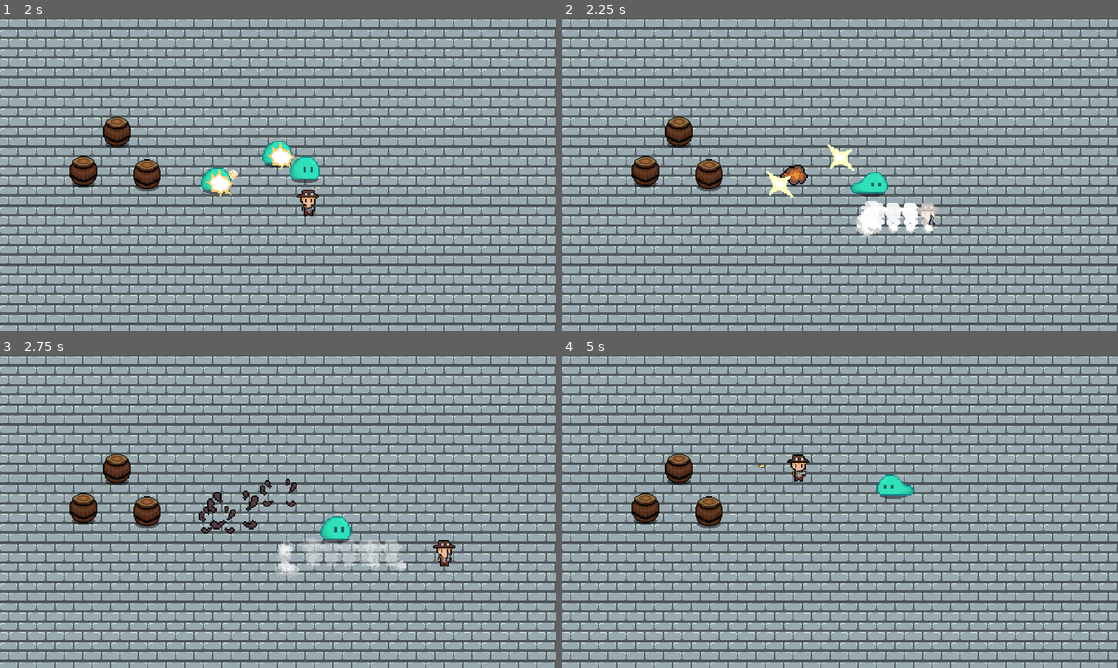
Above: before the commit, frames 1-4 (two rows, left to right).
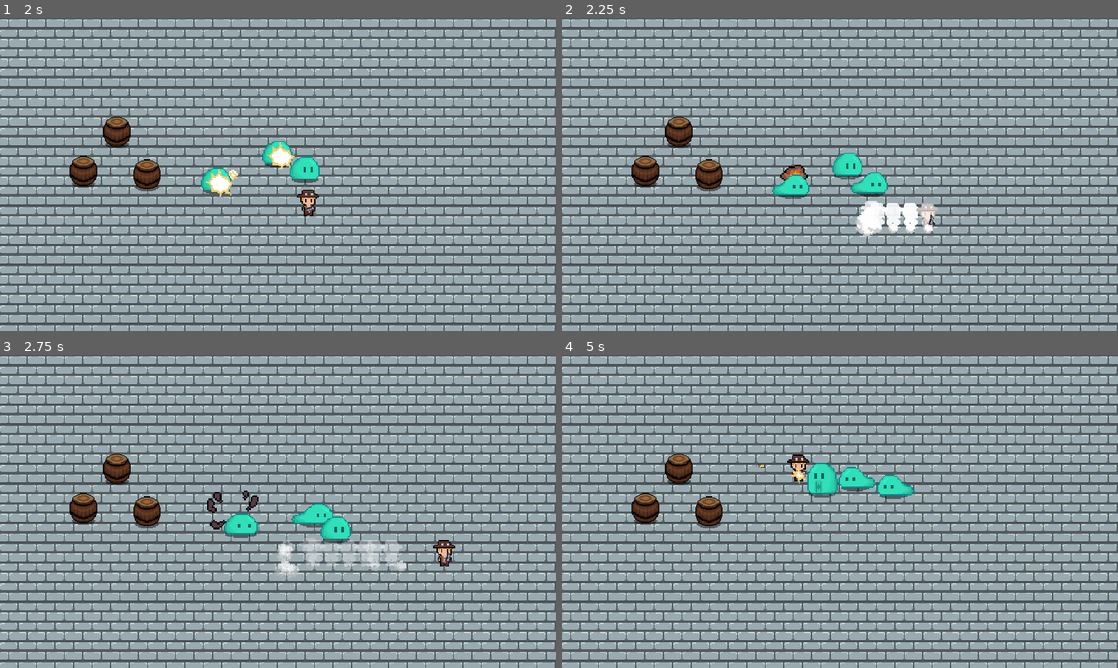
Above: after the commit, the same moments.

Repository: WAIWAI-PARTY/Life-after-people
Game: Godot game, scene res://World.tscn
Two runs of this game, one before a commit and one after it. Both use one fixed random seed, a clock stepped at 60 frames per second and the inputs below.
Inputs (mouse positions are in pixels of both pictures, inside the frame that each line leads up to):
- Up to frame 1 (2 s): move the mouse to (400, 158) at 0.52 s; hold D (ui_right) 0.53-1.28 s; tap Shift (dash) at 0.6 s; move the mouse to (166, 190) at 1.27 s; hold S (ui_down) from 1.28 s (still down); click (166, 190) at 1.35 s
- Up to frame 2 (2.25 s): move the mouse to (895, 105) at 2.02 s; release S (ui_down) at 2.03 s; hold D (ui_right) from 2.03 s (still down); tap Shift (dash) at 2.1 s
- Up to frame 3 (2.75 s): keep holding D (ui_right)
- Up to frame 4 (5 s): move the mouse to (812, 574) at 2.77 s; release D (ui_right) at 2.78 s; hold W (ui_up) 2.78-3.53 s; click (812, 574) at 2.85 s; move the mouse to (1006, 558) at 3.52 s; hold A (ui_left) from 3.53 s (still down); tap Shift (dash) at 3.6 s; move the mouse to (673, 464) at 4.27 s; click (673, 464) at 4.35 s

Frame 1 is identical in both runs. In frame 2, 0.9% of the frame differs, in the area x 36-54%, y 40-58%; in frame 3, 1.0%, in the area x 35-60%, y 39-59%; in frame 4, 0.9%.

Commit message:
fix barrel double damage

Diff:
--- a/Enemy/Enemy.gd
+++ b/Enemy/Enemy.gd
@@ -55,13 +55,11 @@
 	get_parent().add_child(edf)
 	edf.global_position = global_position
 
-func _on_hitbox_area_entered(area):
+func _on_hitbox_area_entered(_area):
 	AnimState.travel("attack")
-
 
 func _on_hurtbox_invin_start():
 	blink.play("blink_start")
 
-
 func _on_hurtbox_invin_ended():
 	blink.play("blink_end")
--- a/Enemy/Slime.tscn
+++ b/Enemy/Slime.tscn
@@ -194,6 +194,7 @@
 hframes = 12
 
 [node name="CollisionShape2D" type="CollisionShape2D" parent="."]
+visible = false
 position = Vector2( 1, 2 )
 rotation = 1.5708
 shape = SubResource( 1 )
@@ -217,6 +218,7 @@
 parameters/playback = SubResource( 32 )
 
 [node name="SoftCollision" parent="." instance=ExtResource( 6 )]
+visible = false
 
 [node name="CollisionShape2D" parent="SoftCollision" index="0"]
 position = Vector2( 1, 2 )
@@ -224,6 +226,7 @@
 shape = SubResource( 33 )
 
 [node name="hurtbox" parent="." instance=ExtResource( 2 )]
+visible = false
 position = Vector2( 2, -1 )
 collision_layer = 8
 collision_mask = 4
@@ -233,9 +236,10 @@
 shape = SubResource( 2 )
 
 [node name="hitbox" parent="." instance=ExtResource( 4 )]
+visible = false
 position = Vector2( 2, -1 )
 collision_layer = 16
-collision_mask = 2
+collision_mask = 0
 damage = 30
 
 [node name="CollisionShape2D" parent="hitbox" index="0"]
@@ -244,6 +248,7 @@
 shape = SubResource( 3 )
 
 [node name="PlayerDetectionZone" parent="." instance=ExtResource( 7 )]
+visible = false
 scale = Vector2( 1.5, 1.5 )
 
 [node name="CollisionShape2D" parent="PlayerDetectionZone" index="0"]
--- a/Player/Player.gd
+++ b/Player/Player.gd
@@ -30,7 +30,7 @@
 
 	else:
 		velocity = velocity.move_toward(Vector2.ZERO, frict*delta)
-	move_and_slide(velocity)
+	velocity = move_and_slide(velocity)
 
 func _on_hurtbox_area_entered(area):
 	if dash.is_dashing(): return
--- a/World.tscn
+++ b/World.tscn
@@ -27,15 +27,12 @@
 
 [node name="Slime" parent="YSort/slimes" instance=ExtResource( 4 )]
 position = Vector2( 234.03, 97.8397 )
-collision_layer = 0
 
 [node name="Slime2" parent="YSort/slimes" instance=ExtResource( 4 )]
 position = Vector2( 130, 191 )
-collision_layer = 0
 
 [node name="Slime3" parent="YSort/slimes" instance=ExtResource( 4 )]
 position = Vector2( 291, 151 )
-collision_layer = 0
 
 [node name="barrels" type="YSort" parent="YSort"]
 
--- a/World/Barrel.tscn
+++ b/World/Barrel.tscn
@@ -5,7 +5,11 @@
 [ext_resource path="res://World/Barrel.gd" type="Script" id=3]
 [ext_resource path="res://hitandhurt/hitbox.tscn" type="PackedScene" id=4]
 
-[sub_resource type="Animation" id=5]
+[sub_resource type="CapsuleShape2D" id=2]
+radius = 7.14284
+height = 9.71429
+
+[sub_resource type="Animation" id=4]
 length = 0.001
 tracks/0/type = "value"
 tracks/0/path = NodePath("Sprite:frame")
@@ -32,7 +36,7 @@
 "values": [ true ]
 }
 tracks/2/type = "value"
-tracks/2/path = NodePath("CollisionShape2D:disabled")
+tracks/2/path = NodePath("hurtbox/CollisionShape2D:disabled")
 tracks/2/interp = 1
 tracks/2/loop_wrap = true
 tracks/2/imported = false
@@ -44,7 +48,7 @@
 "values": [ false ]
 }
 tracks/3/type = "value"
-tracks/3/path = NodePath("hurtbox/CollisionShape2D:disabled")
+tracks/3/path = NodePath("CollisionShape2D:disabled")
 tracks/3/interp = 1
 tracks/3/loop_wrap = true
 tracks/3/imported = false
@@ -56,9 +60,9 @@
 "values": [ false ]
 }
 
-[sub_resource type="Animation" id=4]
+[sub_resource type="Animation" id=5]
 resource_name = "anim"
-length = 1.1
+step = 0.01
 tracks/0/type = "value"
 tracks/0/path = NodePath("Sprite:frame")
 tracks/0/interp = 1
@@ -78,24 +82,22 @@
 tracks/1/imported = false
 tracks/1/enabled = true
 tracks/1/keys = {
-"times": PoolRealArray( 0.1, 0.5 ),
+"times": PoolRealArray( 0.1, 0.14 ),
 "transitions": PoolRealArray( 1, 1 ),
 "update": 1,
 "values": [ false, true ]
 }
-tracks/2/type = "method"
-tracks/2/path = NodePath(".")
+tracks/2/type = "value"
+tracks/2/path = NodePath("hurtbox/CollisionShape2D:disabled")
 tracks/2/interp = 1
 tracks/2/loop_wrap = true
 tracks/2/imported = false
 tracks/2/enabled = true
 tracks/2/keys = {
-"times": PoolRealArray( 1.1 ),
+"times": PoolRealArray( 0 ),
 "transitions": PoolRealArray( 1 ),
-"values": [ {
-"args": [  ],
-"method": "explosion_finished"
-} ]
+"update": 1,
+"values": [ true ]
 }
 tracks/3/type = "value"
 tracks/3/path = NodePath("CollisionShape2D:disabled")
@@ -109,22 +111,20 @@
 "update": 1,
 "values": [ true ]
 }
-tracks/4/type = "value"
-tracks/4/path = NodePath("hurtbox/CollisionShape2D:disabled")
+tracks/4/type = "method"
+tracks/4/path = NodePath(".")
 tracks/4/interp = 1
 tracks/4/loop_wrap = true
 tracks/4/imported = false
 tracks/4/enabled = true
 tracks/4/keys = {
-"times": PoolRealArray( 0 ),
+"times": PoolRealArray( 1 ),
 "transitions": PoolRealArray( 1 ),
-"update": 1,
-"values": [ true ]
+"values": [ {
+"args": [  ],
+"method": "explosion_finished"
+} ]
 }
-
-[sub_resource type="CapsuleShape2D" id=2]
-radius = 7.14284
-height = 9.71429
 
 [sub_resource type="CapsuleShape2D" id=1]
 radius = 17.1429
@@ -142,14 +142,14 @@
 texture = ExtResource( 1 )
 hframes = 11
 
-[node name="AnimationPlayer" type="AnimationPlayer" parent="."]
-anims/RESET = SubResource( 5 )
-anims/anim = SubResource( 4 )
-
 [node name="CollisionShape2D" type="CollisionShape2D" parent="."]
 position = Vector2( 0, 9 )
 rotation = 1.5708
 shape = SubResource( 2 )
+
+[node name="AnimationPlayer" type="AnimationPlayer" parent="."]
+anims/RESET = SubResource( 4 )
+anims/anim = SubResource( 5 )
 
 [node name="hurtbox" parent="." instance=ExtResource( 2 )]
 collision_layer = 8
--- a/hitandhurt/SoftCollision.gd
+++ b/hitandhurt/SoftCollision.gd
@@ -3,6 +3,7 @@
 func iscolliding():
 	var areas = get_overlapping_areas()
 	return areas.size()>0
+
 func get_push_vector():
 	var areas = get_overlapping_areas()
 	var push_vector = Vector2.ZERO
